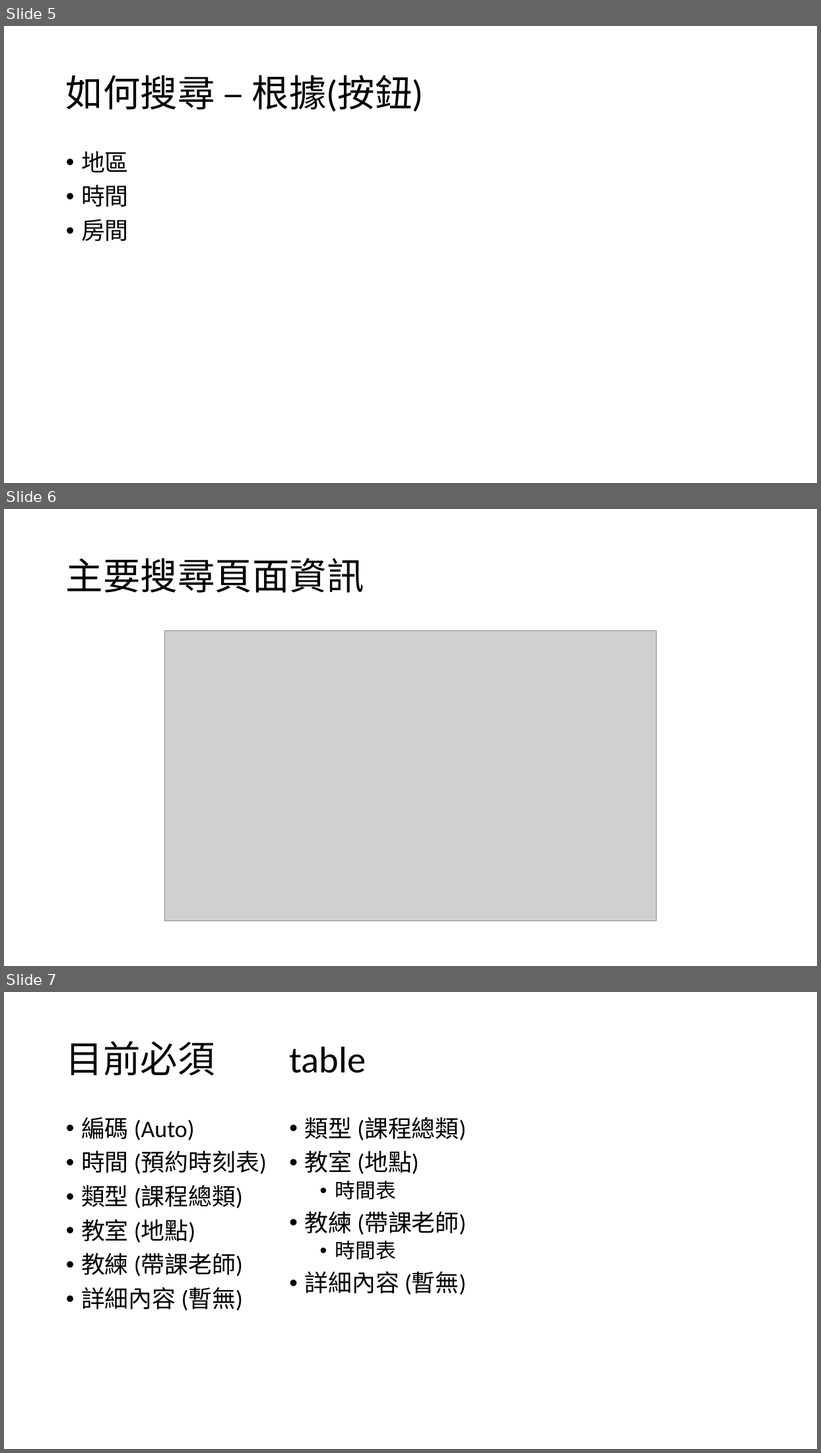
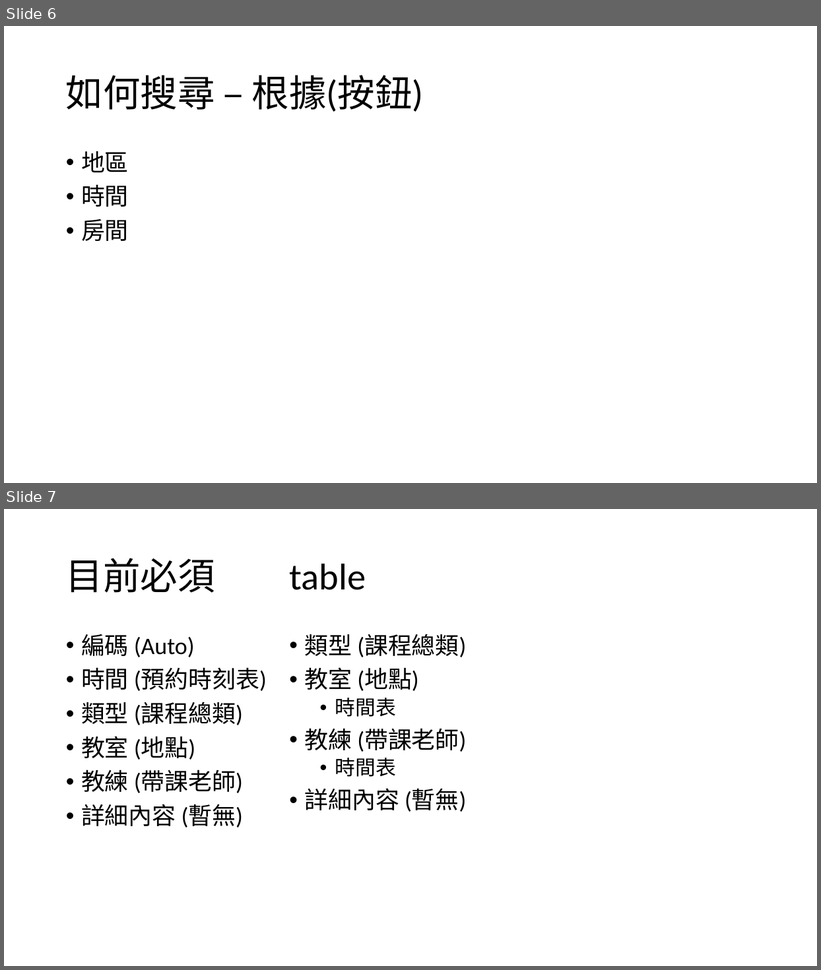
Before and after one commit to YangYangCode/Java_study_project, a slide deck: other/專題.pptx. Shown one above the other, each under a label of ours: slides 5, 6 and 7 before the commit, slides 6 and 7 after it. The pictures are 821x1453 and 821x970 pixels, drawn with LibreOffice and Linux fonts; fonts in the diff are those of the drawing; grey boxes stand for pictures. Boxes give left, top, right and bottom in pixels: in the first picture for what was removed or moved away, otherwise in the second. Text is boxed around its words. In the diff, an @@ line names an element or a change of style, - is before the commit and + after.

```diff
--- a/other/專題.pptx
+++ b/other/專題.pptx
@@ slide 6 removed at [4, 509, 817, 966], background #FFFFFF @@
@@ title removed at [66, 558, 364, 593] @@
-主要搜尋頁面資訊
@@ picture removed at [165, 631, 657, 921] @@
@@ what was slide 5 is now slide 6 @@
```
Also in this commit, not shown: 1 slide added, 14 other files.
